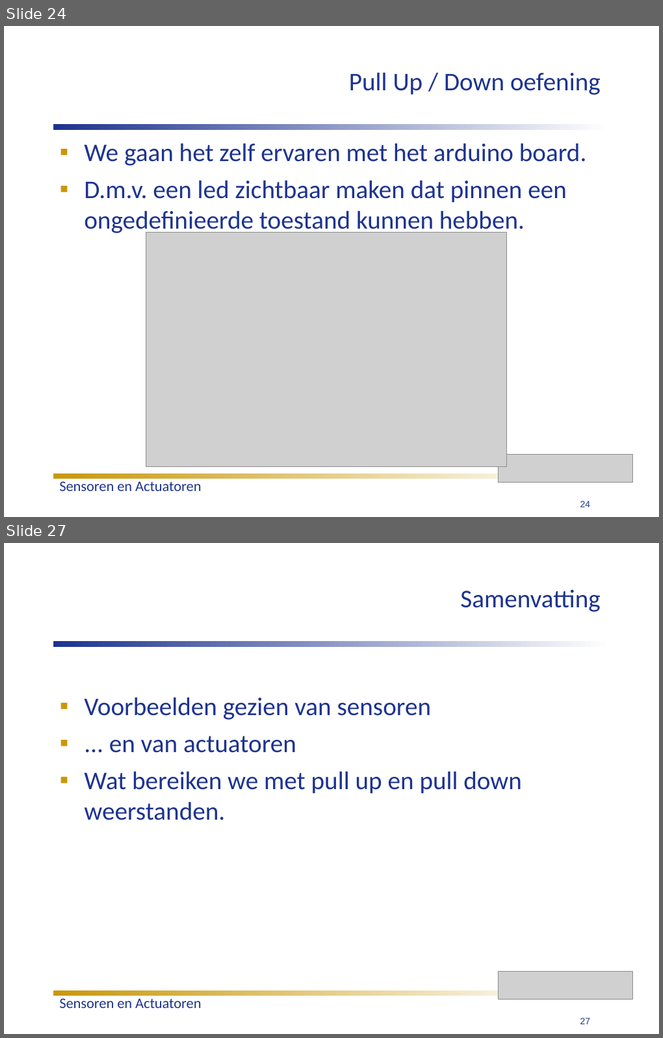
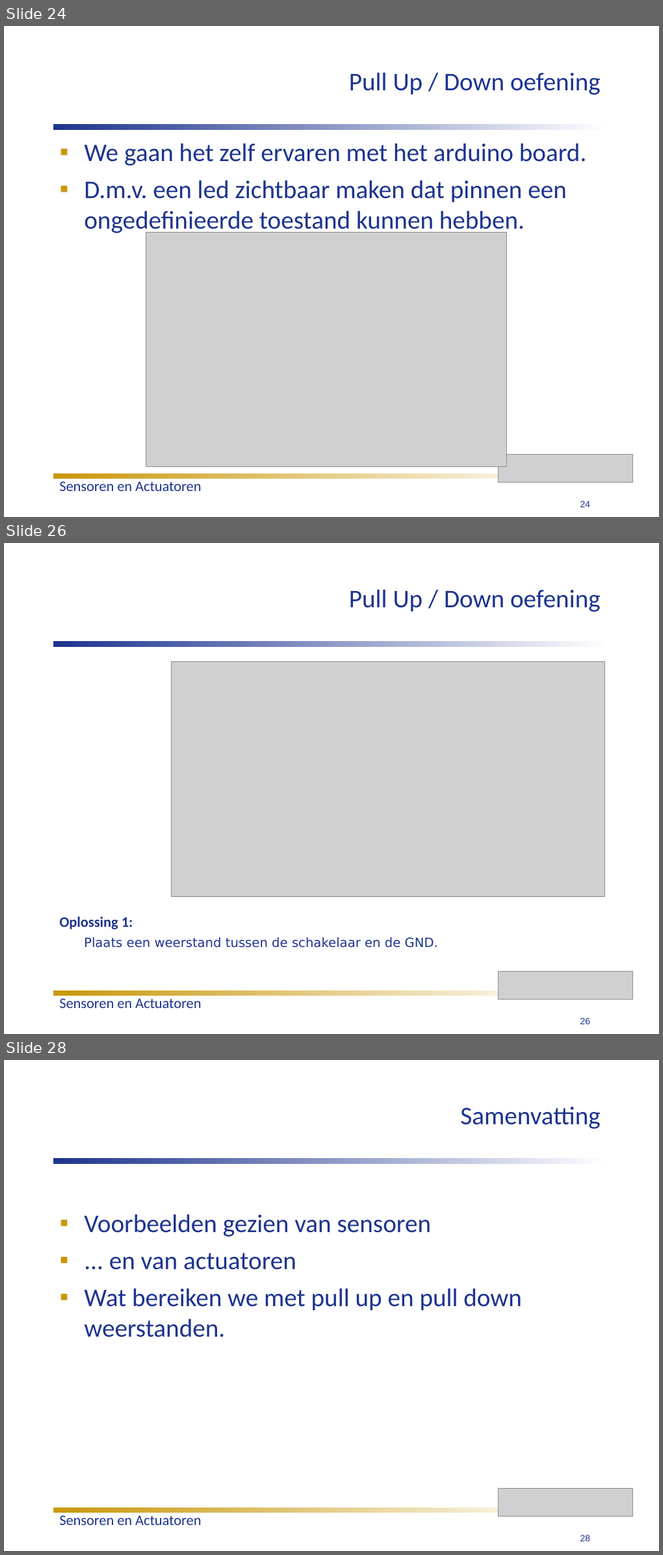
Before and after one commit to humiq/Greendevelopment, a slide deck: trunk/documents/Colleges/ISIROB College 3.ppt. Shown one above the other, each under a label of ours: slides 24 and 27 before the commit, slides 24, 26 and 28 after it; the slides between them are not shown. The pictures are 663x1038 and 663x1555 pixels, drawn with LibreOffice and Linux fonts; fonts in the diff are those of the drawing; grey boxes stand for pictures. Boxes give left, top, right and bottom in pixels: in the first picture for what was removed or moved away, otherwise in the second. Text is boxed around its words. In the diff, an @@ line names an element or a change of style, - is before the commit and + after.

```diff
--- a/trunk/documents/Colleges/ISIROB College 3.ppt
+++ b/trunk/documents/Colleges/ISIROB College 3.ppt
@@ slide 26 added at [4,543,659,1034], background #FFFFFF @@
@@ title added at [349,589,601,612], 28 pt, text #1D338F @@
+Pull Up / Down oefening
@@ rectangle added at [53,641,610,646], fill gradient #1D338F to #FFFFFF @@
@@ picture added at [172,661,605,897] @@
@@ text added at [59,917,438,948], 14 pt, text #1D338F @@
+Oplossing 1:
+Plaats een weerstand tussen de schakelaar en de GND.
@@ picture added at [498,971,633,1000] @@
@@ rectangle added at [53,990,577,996], fill gradient #C99709 to #FFFFFF @@
@@ text added at [59,999,201,1008], 16 pt, text #1D338F @@
+Sensoren en Actuatoren
@@ page number added at [581,1018,591,1025], 10 pt, text #1D338F @@
+26
@@ what was slide 27 is now slide 28 @@
@@ page number at [581,1535,591,1542]: text changed @@
-27
+28
```
Also in this commit, not shown: 3 slides changed, 1 other file.
